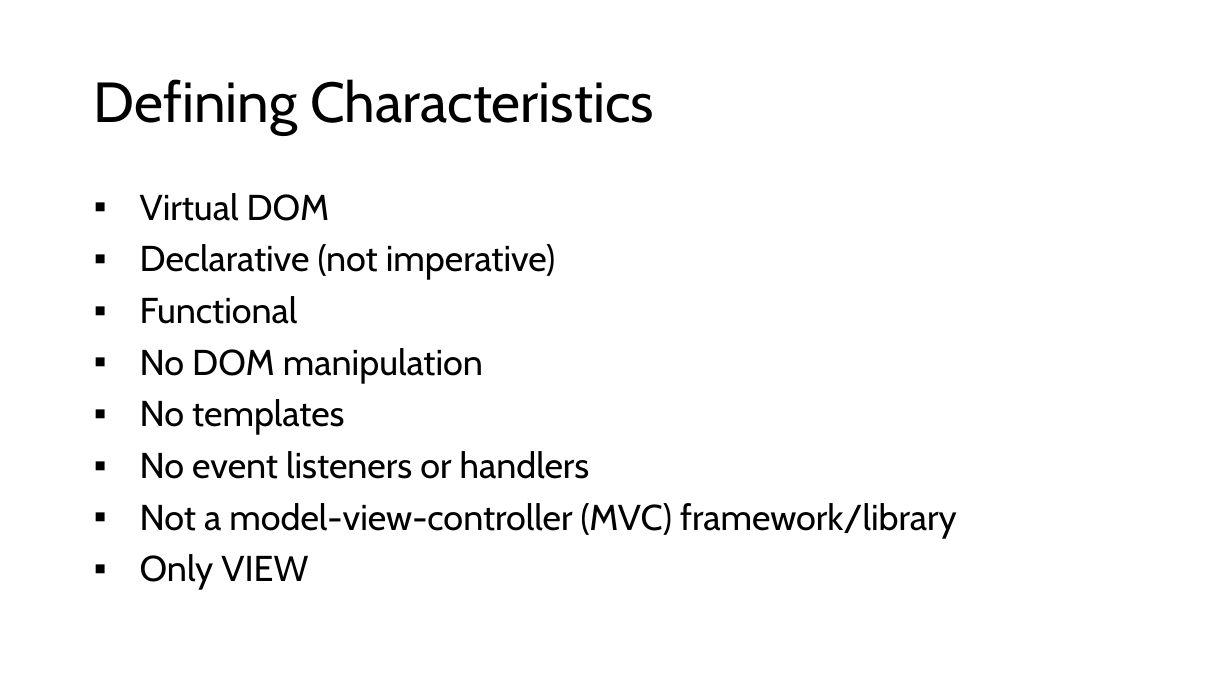
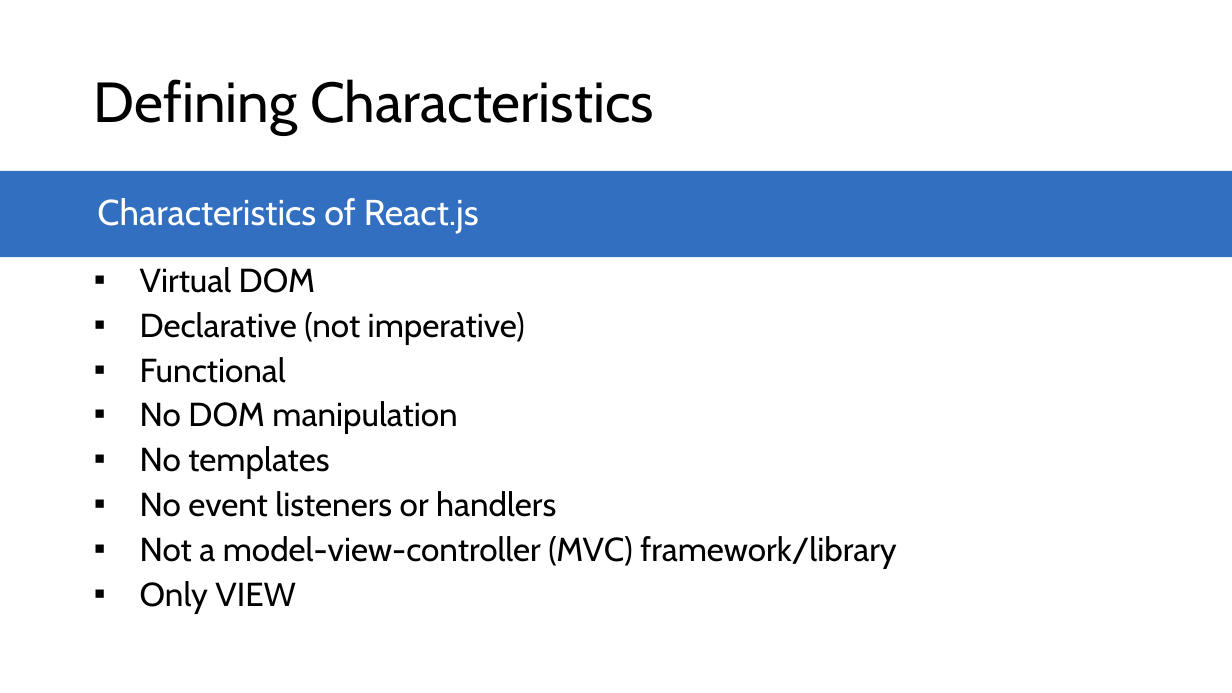
Before and after one commit to microsoft/AcademicContent, a slide deck: slide 5 of Complimentary Course Content/Module2/Lessons/Module2_Lesson6 Building a Web Application Client with React.pptx. Drawn at 1232x693 pixels with LibreOffice and Linux fonts; fonts in the diff are those of the drawing. Boxes give left, top, right and bottom in pixels: in the first picture for what was removed or moved away, otherwise in the second. Text is boxed around its words. In the diff, an @@ line names an element or a change of style, - is before the commit and + after.

```diff
--- a/Complimentary Course Content/Module2/Lessons/Module2_Lesson6 Building a Web Application Client with React.pptx
+++ b/Complimentary Course Content/Module2/Lessons/Module2_Lesson6 Building a Web Application Client with React.pptx
@@ rectangle added at bbox=[0, 171, 1232, 257], fill #336FC0 @@
@@ text added at bbox=[97, 198, 479, 234], 28 pt, text #FFFFFF @@
+Characteristics of React.js
@@ text "Virtual DOM": place and size @@
-text "Virtual DOM" at bbox=[140, 193, 957, 590]
+text "Virtual DOM" at bbox=[140, 267, 896, 613]
@@ text "Virtual DOM" at bbox=[140, 267, 896, 613]: size 28 to 25.9 pt; line spacing 0.9 to 0.8 @@
```
Also in this commit, not shown: 2 other slides changed, 1 other file.
